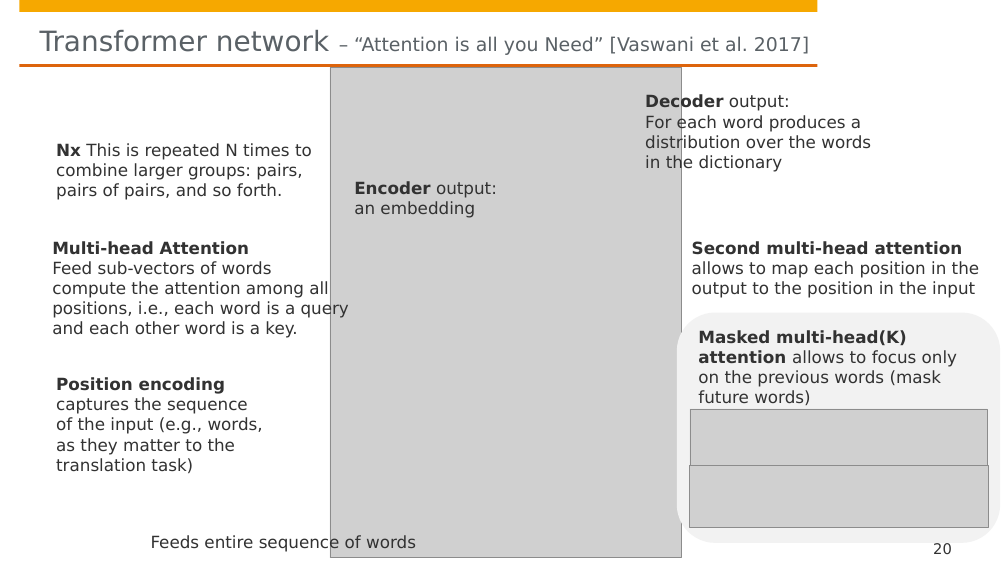
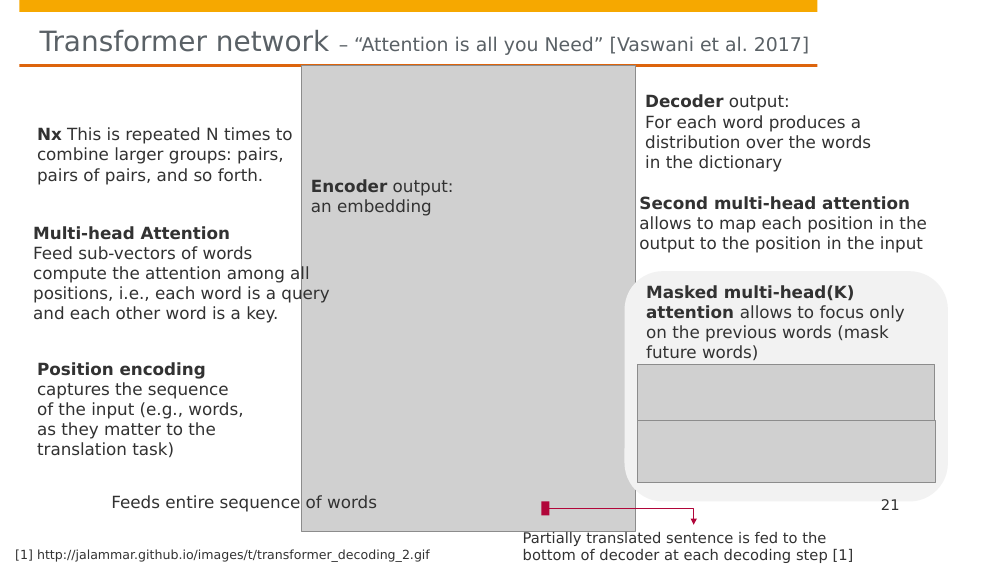
Before and after one commit to hpi-sam/GNN-Course-2020, a slide deck: slide 21 of 8. Graph Attention Networks.pptx (slide 20 before the commit). Drawn at 1008x567 pixels with LibreOffice and Linux fonts; fonts in the diff are those of the drawing; grey boxes stand for pictures; background and template pictures are left out. Boxes give left, top, right and bottom in pixels: in the first picture for what was removed or moved away, otherwise in the second. Text is boxed around its words. In the diff, an @@ line names an element or a change of style, - is before the commit and + after.

```diff
--- a/8. Graph Attention Networks.pptx
+++ b/8. Graph Attention Networks.pptx
@@ picture: place and size @@
-picture at (330, 67, 681, 558)
+picture at (302, 66, 635, 532)
@@ text "Encoder output:": place and size @@
-text "Encoder output:" at (354, 181, 497, 218)
+text "Encoder output:" at (311, 179, 454, 216)
@@ text "Second multi-head attention allows to ...": place and size @@
-text "Second multi-head attention allows to ..." at (692, 241, 979, 298)
+text "Second multi-head attention allows to ..." at (639, 196, 926, 253)
@@ rounded rectangle: place and size @@
-rounded rectangle at (677, 312, 1000, 543)
+rounded rectangle at (625, 271, 948, 502)
@@ text "Masked multi-head(K) attention allows to ...": place and size @@
-text "Masked multi-head(K) attention allows to ..." at (698, 330, 957, 405)
+text "Masked multi-head(K) attention allows to ..." at (646, 285, 904, 360)
@@ 3 texts: place and size @@
-3 texts at (52, 143, 349, 474)
+3 texts at (33, 127, 329, 458)
@@ picture: place and size @@
-picture at (690, 409, 988, 467)
+picture at (637, 364, 935, 423)
@@ picture: place and size @@
-picture at (690, 466, 989, 528)
+picture at (637, 421, 936, 483)
@@ text "Feeds entire sequence of words": place and size @@
-text "Feeds entire sequence of words" at (151, 535, 416, 553)
+text "Feeds entire sequence of words" at (111, 495, 377, 512)
@@ rectangle added at (541, 501, 549, 516), fill #B1063A @@
@@ elbow arrow added from (550, 509) to (694, 525), #B1063A 0.75 pt @@
@@ page number at (881, 499, 900, 510): text changed @@
-20
+21
@@ text added at (523, 531, 854, 563), 14 pt, text #323232 @@
+Partially translated sentence is fed to the bottom of decoder at each decoding step [1]
@@ text added at (15, 549, 430, 562), 12 pt, text #323232 @@
+[1] http://jalammar.github.io/images/t/transformer_decoding_2.gif
```
Also in this commit, not shown: 2 other slides changed, 1 slide added, 1 slide removed.
